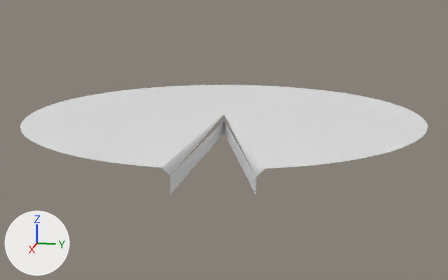
A saved change to the OBJ model Assets/Models/Slice95.obj.
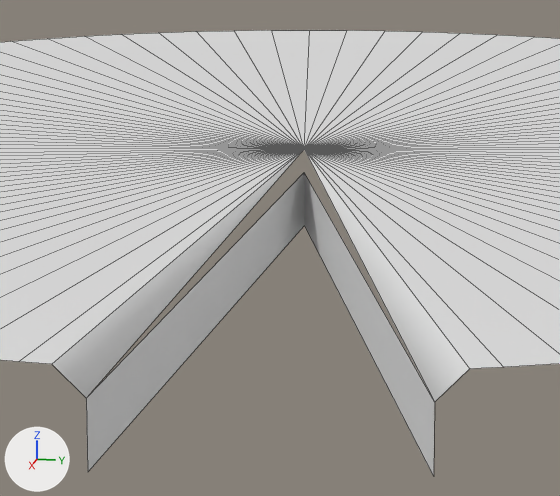
Old and new are each drawn whole from a camera (50 mm lens) standing at (3.083, 0.617, 0.635) and looking at (0.02, 0.004, -0.131) and again close up on the part from 33% to 64% of the width and 28% to 71% of the height. Every picture has the same lights, and +X, +Y and +Z are marked at lower left. The close-ups show mesh edges as thin lines. Where no turn or scale is listed for an object, it has been applied to the vertices.

The first close-up shows 'Slice95'.
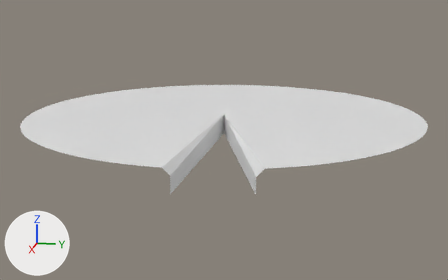
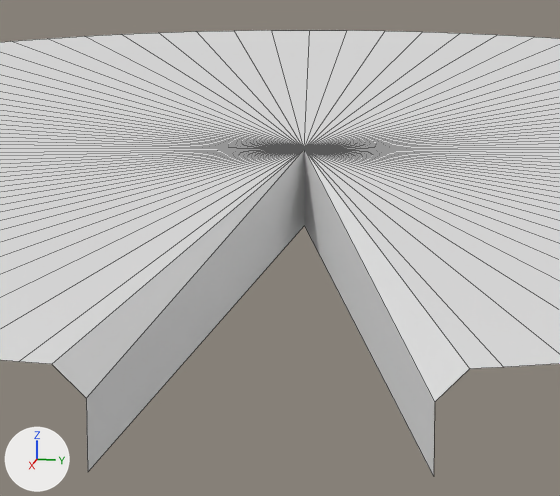
What differs and where, as boxes [x1, y1, x2, y2] in the close-ups (560 x 496 px; the box of a moved part takes in the faces that stretch with it):
part 1 of me_slice95, moved or reshaped
    before: [86, 173, 435, 476]
    after: [86, 150, 435, 476]

Edits to the bpy script that builds the scene:
```text
Change me_slice95:
    where me_slice95.from_pydata(...)  # 103 vertices, 99 faces; spans x -1.0..1.0, y -1.0..1.0, z -0.1..0.0
    used by ob_slice95; location = (0.0, 0.0, 0.0)
    verts and faces of me_slice95; kept vertices keep their numbers, new ones are numbered from 103
    before: 0 (0.0, 0.0, 0.0) at pixel (304, 149), 2 (1.0, 0.0, -0.03) at pixel (86, 398), 98 (0.95, 0.31, -0.03) at pixel (434, 402), 99 (0.0, 0.0, -0.1) at pixel (304, 225), 100 (0.0, 0.0, -0.03) at pixel (304, 172)
    before: 101 (1.0, 0.0, -0.1) at pixel (87, 472), 102 (0.95, 0.31, -0.1) at pixel (433, 476)
    me_slice95 part 1
    add delete_vertices([100])  # with the faces that use them
    add faces += [(0, 2, 101, 99), (0, 99, 102, 98)]
```
